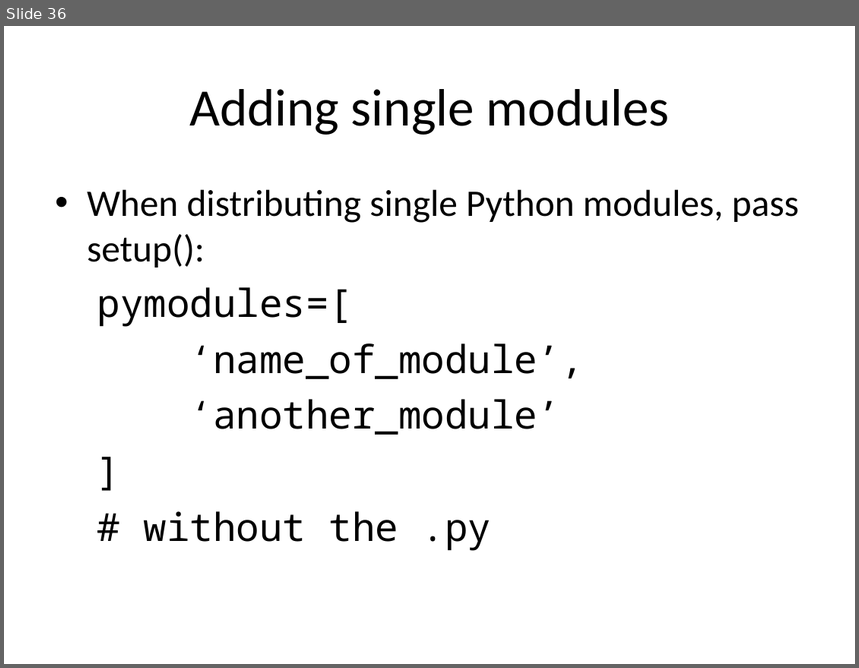
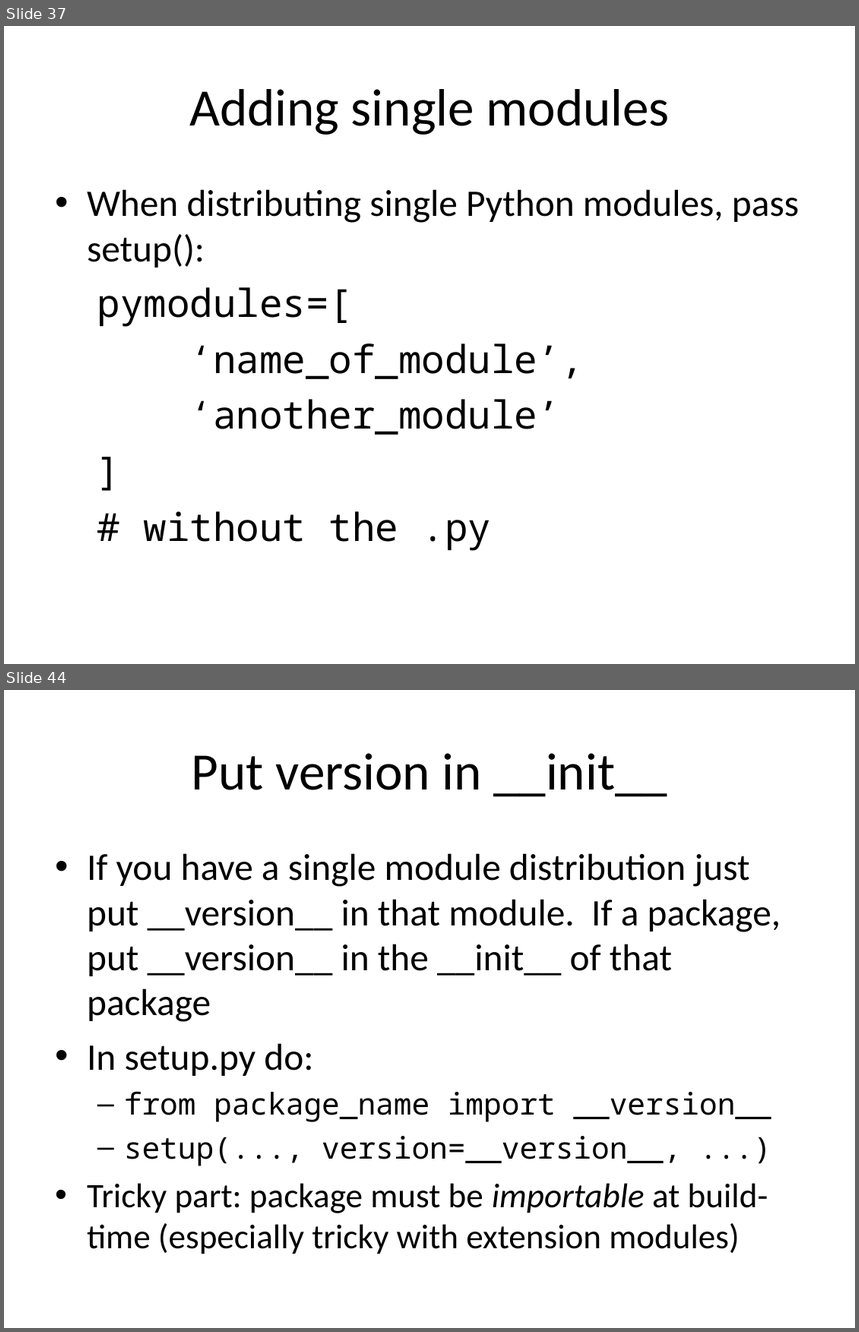
Before and after one commit to embray/pyastro-packaging-tutorial, a slide deck: packaging.ppt. Shown one above the other, each under a label of ours: slide 36 before the commit, slides 37 and 44 after it; the slides between them are not shown. The pictures are 859x668 and 859x1332 pixels, drawn with LibreOffice and Linux fonts; fonts in the diff are those of the drawing. Boxes give left, top, right and bottom in pixels: in the first picture for what was removed or moved away, otherwise in the second. Text is boxed around its words. In the diff, an @@ line names an element or a change of style, - is before the commit and + after.

```diff
--- a/packaging.ppt
+++ b/packaging.ppt
@@ slide 44 added at (4, 690, 855, 1328), background #FFFFFF @@
@@ title added at (192, 753, 667, 797), 49 pt, text #000000 @@
+Put version in __init__
@@ text added at (87, 853, 781, 1255), 35 pt, text #000000 @@
+• If you have a single module distribution just put __version__ in that module. If a package, put __version__ in the __init__ of that package
+• In setup.py do:
+  – from package_name import __version__
+  – setup(..., version=__version__, ...)
+• Tricky part: package must be importable at build-time (especially tricky with extension modules)
@@ what was slide 36 is now slide 37 @@
```
Also in this commit, not shown: 1 slide changed, 25 other slides added.
